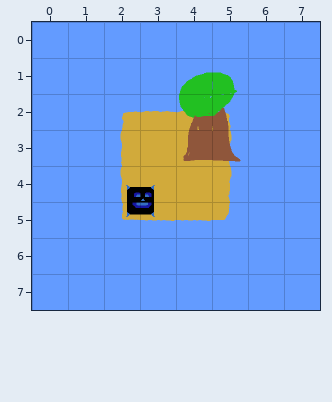
Tiled map -- data/maps/cave2.tmx. Above, as it was before the edit.
Cells are 64x64 px. Shown: x 0..7, y 0..7. Tiles whose own drawing changed are shown in their newer look in all pictures.
After:
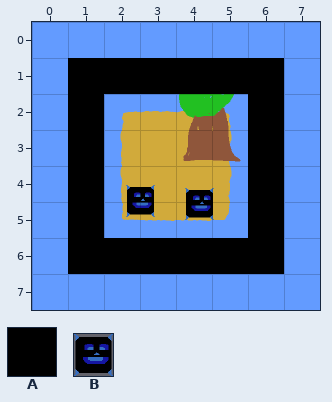
Key: from "floor": A 17; from "objects": B 4 "player".
_ is an empty cell.
Objects are placed by their top-left corner, in cells (3,4 is the top-left corner of cell 3,4); size is 1x1 cell unless given.
Tiles of an added or newly shown layer are drawn over the layers below it.
Author's note on the commit: Player Animation
Diff:
Layer "collision_tiles" (now shown):
Tile A now appears in row 1 at x 1 to 6; in rows 2 to 5 at x 1 and 6; in row 6 at x 1 to 6.
Layer "objects":
A new object: B "cave2" at 4.2,4.6 size 0.8x0.9.
Boxes around the changes in both pictures, in picture pixels (x1, y1, x2, y2):
added: (68, 58, 284, 274)
